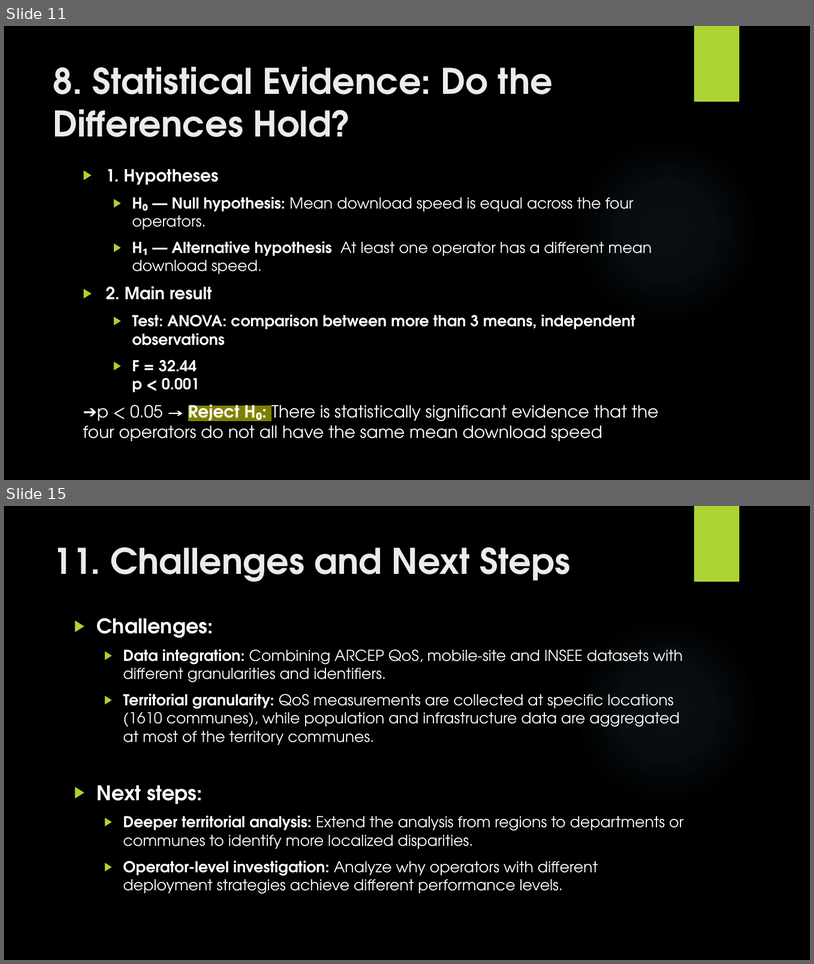
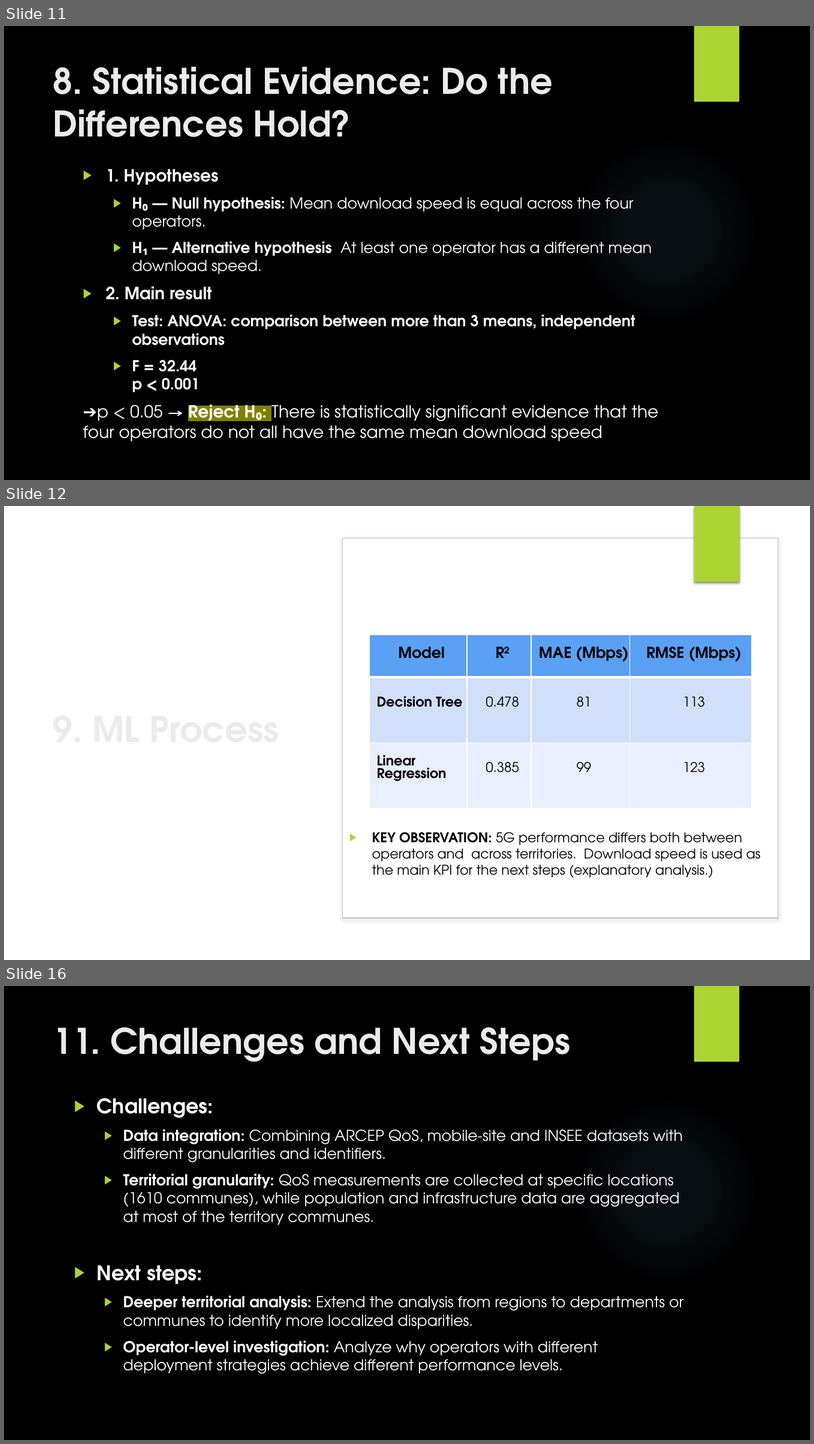
Before and after one commit to zidene306/RNCP-Project, a slide deck: RNCP_presentation_sept26.pptx. Shown one above the other, each under a label of ours: slides 11 and 15 before the commit, slides 11, 12 and 16 after it; the slides between them are not shown. The pictures are 814x964 and 814x1444 pixels, drawn with LibreOffice and Linux fonts; fonts in the diff are those of the drawing; background and template pictures are left out. Boxes give left, top, right and bottom in pixels: in the first picture for what was removed or moved away, otherwise in the second. Text is boxed around its words. In the diff, an @@ line names an element or a change of style, - is before the commit and + after.

```diff
--- a/RNCP_presentation_sept26.pptx
+++ b/RNCP_presentation_sept26.pptx
@@ slide 12 added at (4,506,810,960), background picture (left out); not listed: 1 template element that a slide beside it also shows @@
@@ rectangle added at (311,506,810,960), fill #FFFFFF @@
@@ rectangle added at (695,506,740,582), fill #ACD433 @@
@@ rounded rectangle added at (343,538,779,918), fill #FFFFFF, outline #BFBFBF 1 pt @@
@@ title added at (47,570,305,886), 42 pt, text #EBEBEB, bold @@
+9. ML Process
@@ table added at (369,634,752,808), 3 rows, 4 columns @@
+Model | R² | MAE (Mbps) | RMSE (Mbps)
+Decision Tree | 0.478 | 81 | 113
+Linear Regression | 0.385 | 99 | 123
@@ text added at (372,832,761,877), 16 pt, text #000000 @@
+▶ KEY OBSERVATION: 5G performance differs both between operators and across territories. Download speed is used as the main KPI for the next steps (explanatory analysis.)
@@ what was slide 15 is now slide 16 @@
```
Also in this commit, not shown: 3 slides changed, 7 other files.
